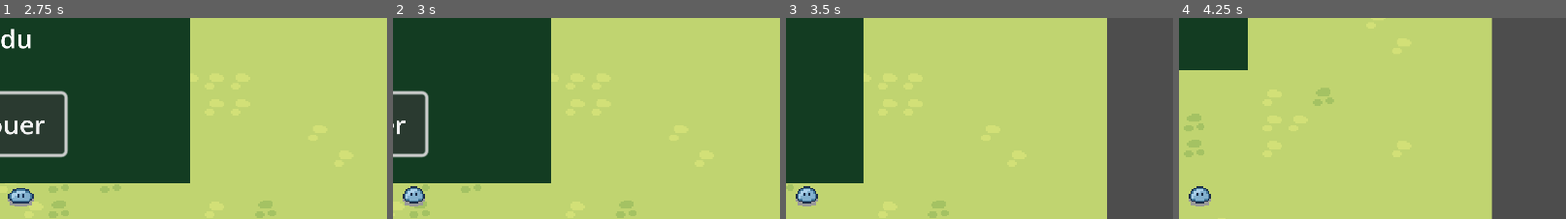
Above: before the commit, frames 1-4 (left to right).
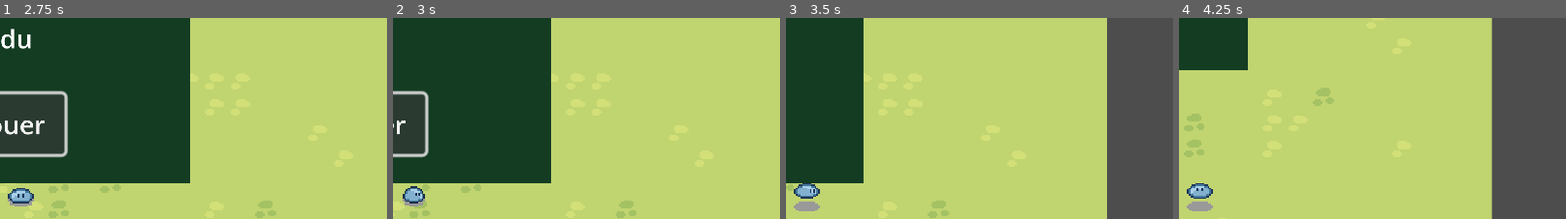
Above: after the commit, the same moments.

Repository: LEBOURGEOIS-maker/Jacky-boiiing
Game: Godot game, scene res://Scenes/mainScene.tscn
Same seed, same stepped clock (60 frames per second), same inputs: the game is played once before the commit and once after it.
Inputs:
- Up to frame 1 (2.75 s): click "Rejouer" at 0.5 s; click "Rejouer" at 1.25 s; click "Rejouer" at 2 s
- Up to frame 2 (3 s): hold D (right) from 2.78 s (still down)
- Up to frame 3 (3.5 s): keep holding D (right)
- Up to frame 4 (4.25 s): release D (right) at 3.53 s; hold S (down) from 3.53 s (still down)
The pictures show only the part of the screen within x 47-97%, y 9-59%; the shares and areas given below are measured in that part.

Frame 1 is identical in both runs. In frame 2, less than 0.1% of the frame differs, in the area x 3-8%, y 86-90%; in frame 3, 0.7%, in the area x 2-9%, y 82-97%; in frame 4, 0.7%.

Commit message:
animation ended

Diff:
--- a/Characters/character_body_2d.gd
+++ b/Characters/character_body_2d.gd
@@ -1,16 +1,33 @@
 extends CharacterBody2D
 
-@export var move_speed : float = 100
+@export var move_speed: float = 100
+@export var starting_direction: Vector2 = Vector2(0, 1)
+
+@onready var animation_tree = $AnimationTree
+@onready var state_machine = animation_tree.get("parameters/playback")
+
+signal player_near
+
+func _ready():
+	animation_tree.set("parameters/Idle/blend_position", starting_direction)
 
 func _physics_process(_delta):
-
 	var input_direction = Vector2(
 		Input.get_action_strength("right") - Input.get_action_strength("left"),
 		Input.get_action_strength("down") - Input.get_action_strength("up")
 	)
+	update_animation_parameters(input_direction)
+	velocity = input_direction * move_speed
+	move_and_slide()
+	pick_new_state()
 
-	print(input_direction)
+func update_animation_parameters(move_input: Vector2):
+	if move_input != Vector2.ZERO:
+		animation_tree.set("parameters/Walk/blend_position", move_input)
+		animation_tree.set("parameters/Idle/blend_position", move_input)
 
-	velocity = input_direction * move_speed
-
-	move_and_slide()
+func pick_new_state():
+	if velocity != Vector2.ZERO:
+		state_machine.travel("Walk")
+	else:
+		state_machine.travel("Idle")
--- a/Characters/character_body_2d.tscn
+++ b/Characters/character_body_2d.tscn
@@ -1,5 +1,6 @@
-[gd_scene load_steps=27 format=3 uid="uid://qwwidd5peaqv"]
-
+[gd_scene load_steps=28 format=3 uid="uid://qwwidd5peaqv"]
+
+[ext_resource type="Script" path="res://Characters/character_body_2d.gd" id="1_xmyk5"]
 [ext_resource type="Texture2D" uid="uid://b0war7kffgb1l" path="res://Assets/Personals/blop.png" id="2_p5mmp"]
 
 [sub_resource type="RectangleShape2D" id="RectangleShape2D_csa8b"]
@@ -91,6 +92,7 @@
 [sub_resource type="Animation" id="Animation_4nxjw"]
 resource_name = "walk_up"
 length = 0.4
+loop_mode = 1
 tracks/0/type = "value"
 tracks/0/imported = false
 tracks/0/enabled = true
@@ -121,23 +123,6 @@
 "values": [0, 1]
 }
 
-[sub_resource type="Animation" id="Animation_6sn4m"]
-resource_name = "walk_right"
-length = 0.4
-loop_mode = 1
-tracks/0/type = "value"
-tracks/0/imported = false
-tracks/0/enabled = true
-tracks/0/path = NodePath("Sprite2D:frame")
-tracks/0/interp = 1
-tracks/0/loop_wrap = true
-tracks/0/keys = {
-"times": PackedFloat32Array(0, 0.2),
-"transitions": PackedFloat32Array(1, 1),
-"update": 1,
-"values": [12, 13]
-}
-
 [sub_resource type="Animation" id="Animation_t5oac"]
 resource_name = "walk_left"
 length = 0.4
@@ -153,6 +138,23 @@
 "transitions": PackedFloat32Array(1, 1),
 "update": 1,
 "values": [8, 9]
+}
+
+[sub_resource type="Animation" id="Animation_7gml4"]
+resource_name = "walk_right"
+length = 0.4
+loop_mode = 1
+tracks/0/type = "value"
+tracks/0/imported = false
+tracks/0/enabled = true
+tracks/0/path = NodePath("Sprite2D:frame")
+tracks/0/interp = 1
+tracks/0/loop_wrap = true
+tracks/0/keys = {
+"times": PackedFloat32Array(0, 0.2),
+"transitions": PackedFloat32Array(1, 1),
+"update": 1,
+"values": [12, 13]
 }
 
 [sub_resource type="AnimationLibrary" id="AnimationLibrary_6r5ib"]
@@ -181,7 +183,6 @@
 animation = &"idle_left"
 
 [sub_resource type="AnimationNodeBlendSpace2D" id="AnimationNodeBlendSpace2D_nsafy"]
-resource_local_to_scene = true
 blend_point_0/node = SubResource("AnimationNodeAnimation_7k6y0")
 blend_point_0/pos = Vector2(0, 1.1)
 blend_point_1/node = SubResource("AnimationNodeAnimation_lsey8")
@@ -198,7 +199,7 @@
 animation = &"walk_up"
 
 [sub_resource type="AnimationNodeAnimation" id="AnimationNodeAnimation_dhbof"]
-animation = &"walk_down"
+animation = &"walk_right"
 
 [sub_resource type="AnimationNodeAnimation" id="AnimationNodeAnimation_8k8po"]
 animation = &"walk_down"
@@ -208,7 +209,7 @@
 
 [sub_resource type="AnimationNodeBlendSpace2D" id="AnimationNodeBlendSpace2D_dfgiy"]
 blend_point_0/node = SubResource("AnimationNodeAnimation_unn1i")
-blend_point_0/pos = Vector2(0, -1)
+blend_point_0/pos = Vector2(0, -1.1)
 blend_point_1/node = SubResource("AnimationNodeAnimation_dhbof")
 blend_point_1/pos = Vector2(1, 0)
 blend_point_2/node = SubResource("AnimationNodeAnimation_8k8po")
@@ -223,7 +224,6 @@
 advance_mode = 2
 
 [sub_resource type="AnimationNodeStateMachineTransition" id="AnimationNodeStateMachineTransition_vmdwn"]
-advance_mode = 2
 
 [sub_resource type="AnimationNodeStateMachineTransition" id="AnimationNodeStateMachineTransition_0wea5"]
 
@@ -235,6 +235,7 @@
 transitions = ["Start", "Idle", SubResource("AnimationNodeStateMachineTransition_uk2xq"), "Walk", "Idle", SubResource("AnimationNodeStateMachineTransition_vmdwn"), "Idle", "Walk", SubResource("AnimationNodeStateMachineTransition_0wea5")]
 
 [node name="Player" type="CharacterBody2D"]
+script = ExtResource("1_xmyk5")
 
 [node name="Sprite2D" type="Sprite2D" parent="."]
 texture = ExtResource("2_p5mmp")
@@ -250,9 +251,10 @@
 libraries = {
 "": SubResource("AnimationLibrary_6r5ib")
 }
+movie_quit_on_finish = true
 
 [node name="AnimationTree" type="AnimationTree" parent="."]
 tree_root = SubResource("AnimationNodeStateMachine_vqt2d")
 anim_player = NodePath("../AnimationPlayer")
-parameters/Idle/blend_position = Vector2(-0.337223, 0.146018)
-parameters/Walk/blend_position = Vector2(0, 0)
+parameters/Idle/blend_position = Vector2(0, 0)
+parameters/Walk/blend_position = Vector2(0.978997, -0.00973451)
Binary file changed: Assets/Personals/blop.png
Not shown: 1 places in Characters/character_body_2d.tscn that only renumber resources
